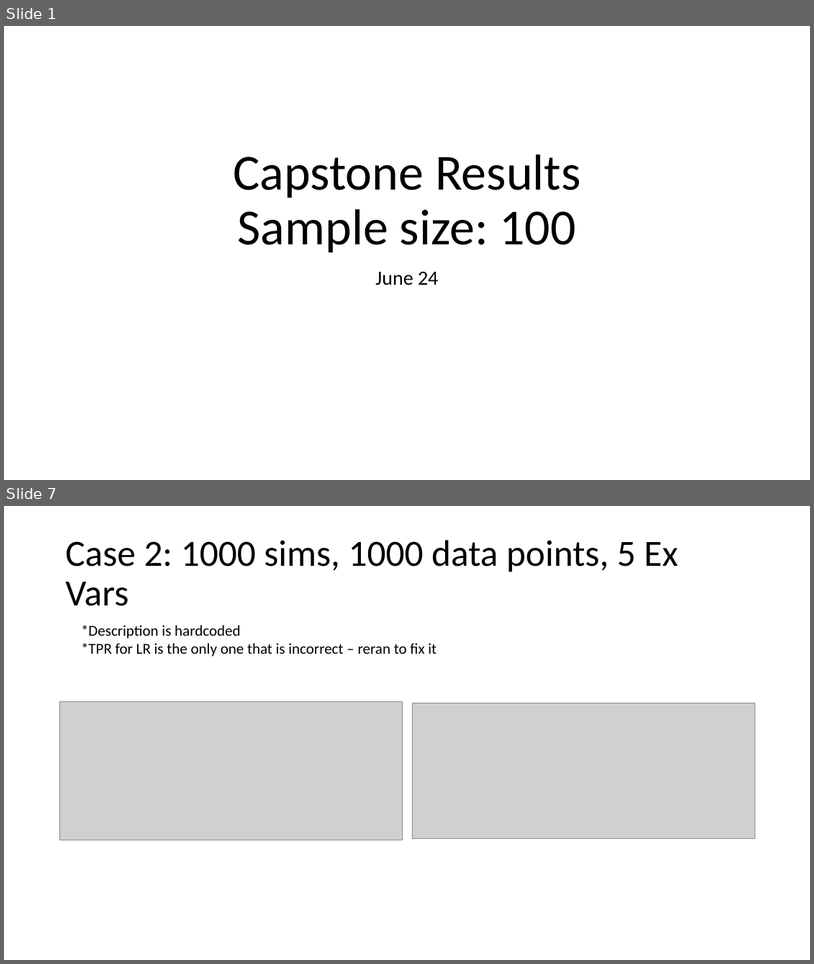
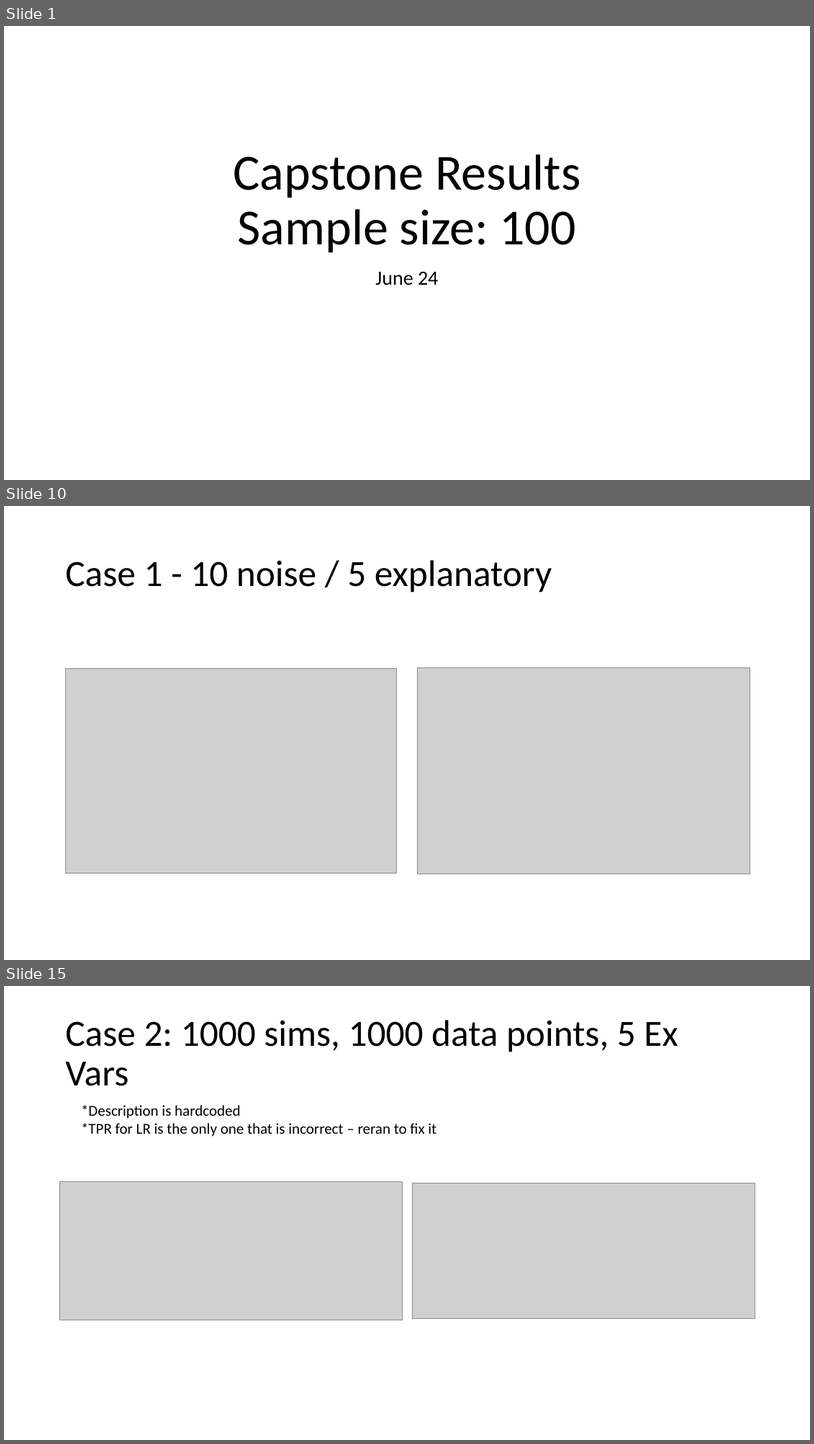
Before and after one commit to Tsmith5151/Capstone, a slide deck: GUI/Version4/Results_KK2.pptx. Shown one above the other, each under a label of ours: slides 1 and 7 before the commit, slides 1, 10 and 15 after it; the slides between them are not shown. The pictures are 814x964 and 814x1444 pixels, drawn with LibreOffice and Linux fonts; fonts in the diff are those of the drawing; grey boxes stand for pictures. Boxes give left, top, right and bottom in pixels: in the first picture for what was removed or moved away, otherwise in the second. Text is boxed around its words. In the diff, an @@ line names an element or a change of style, - is before the commit and + after.

```diff
--- a/GUI/Version4/Results_KK2.pptx
+++ b/GUI/Version4/Results_KK2.pptx
@@ slide 10 added at [4, 506, 810, 960], background #FFFFFF @@
@@ title added at [65, 560, 552, 592], 44 pt, text #000000 @@
+Case 1 - 10 noise / 5 explanatory
@@ picture added at [65, 668, 396, 872] @@
@@ picture added at [417, 668, 750, 874] @@
@@ what was slide 7 is now slide 15 @@
```
Also in this commit, not shown: 9 slides changed, 11 other slides added.
